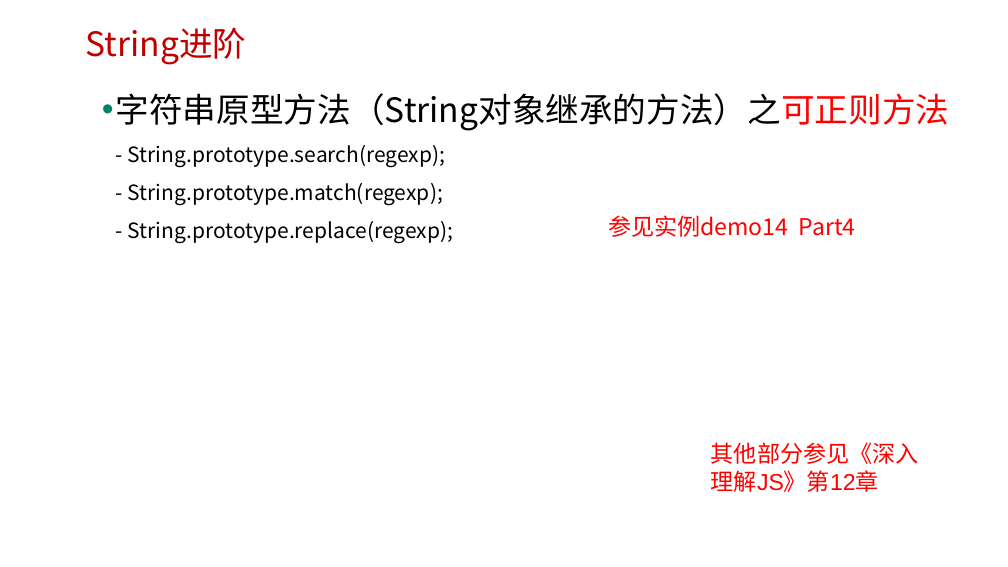
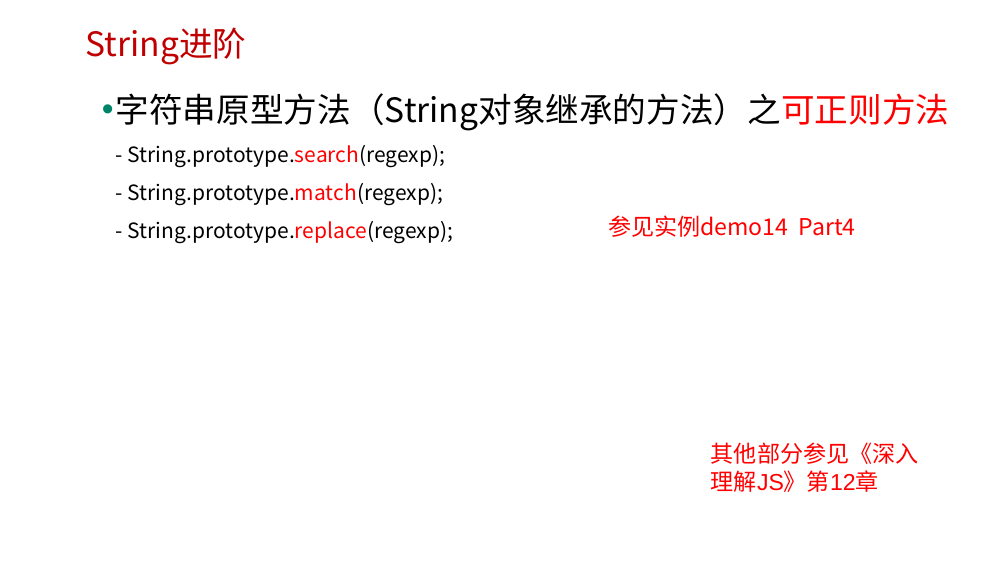
Before and after one commit to edu2act/course-javascript-advanced, a slide deck: slide 10 of 课程PPT/03.基本（原始）数据类型进阶.pptx. Drawn at 1008x567 pixels with LibreOffice and Linux fonts; fonts in the diff are those of the drawing; background and template pictures are left out. Boxes give left, top, right and bottom in pixels: in the first picture for what was removed or moved away, otherwise in the second. Text is boxed around its words. In the diff, an @@ line names an element or a change of style, - is before the commit and + after.

Commit message:
modify

```diff
--- a/课程PPT/03.基本（原始）数据类型进阶.pptx
+++ b/课程PPT/03.基本（原始）数据类型进阶.pptx
@@ text "字符串原型方法（String对象继承的方法）之可正则方法 - String.prototype.search(regex ..." at <box>116,93,950,243</box>: text colour #000000 to #FF0000 in "String.prototype.search(regexp); String.prototype.match(rege ..." @@
```
Also in this commit, not shown: 2 other slides changed.
